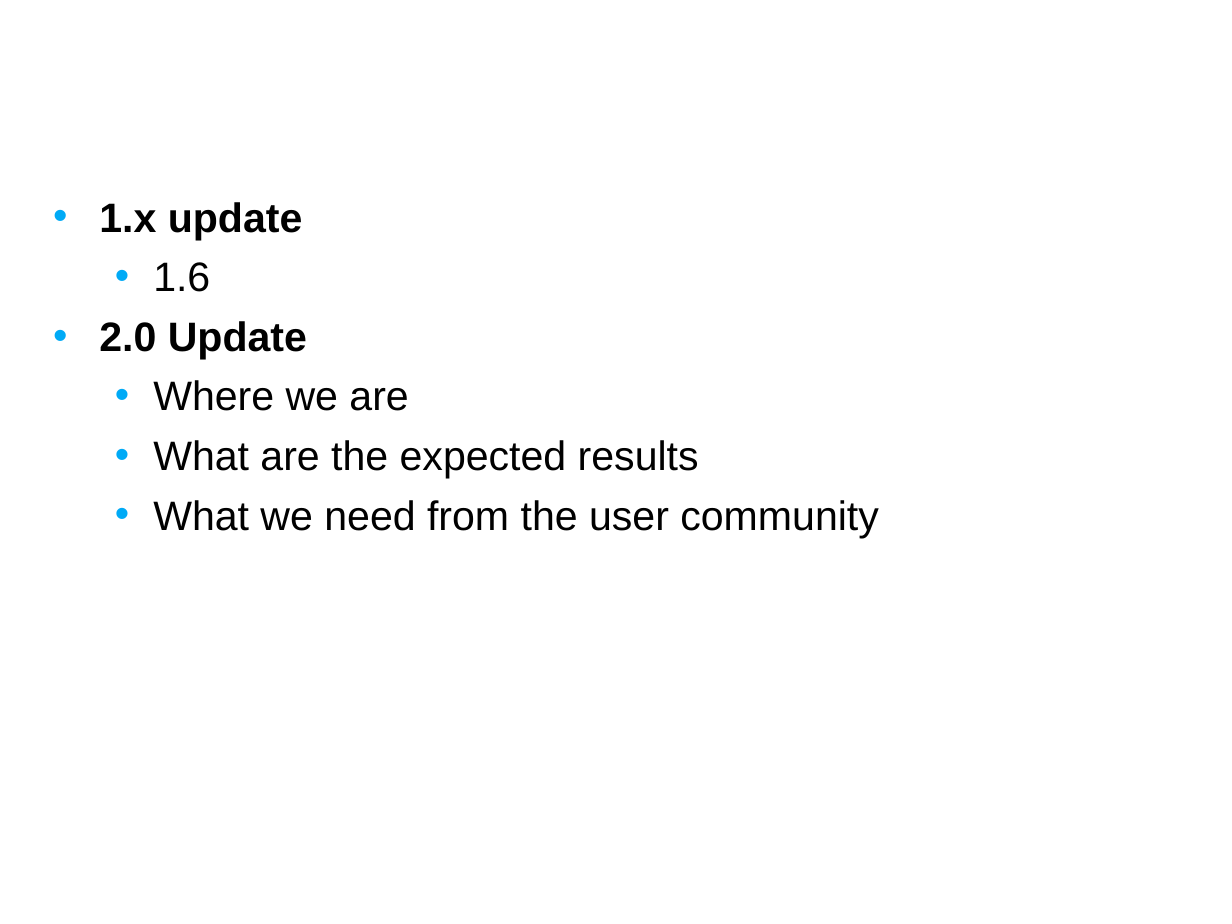
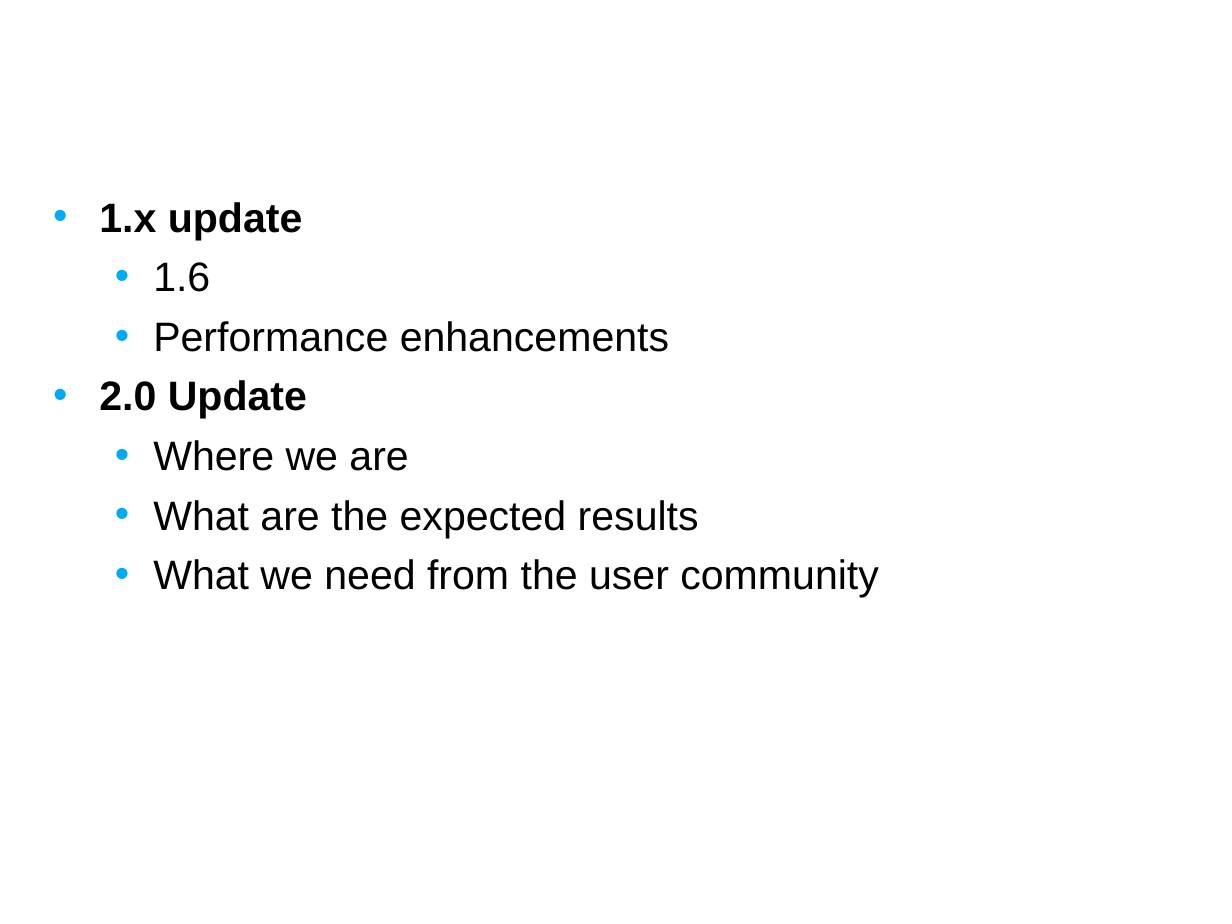
Before and after one commit to NCIP/caarray-docs, a slide deck: slide 2 of project_management/open_meetings/caArray User Community Meeting Oct17.ppt. Drawn at 1232x924 pixels with LibreOffice and Linux fonts; fonts in the diff are those of the drawing; background and template pictures are left out. Boxes give left, top, right and bottom in pixels: in the first picture for what was removed or moved away, otherwise in the second. Text is boxed around its words. In the diff, an @@ line names an element or a change of style, - is before the commit and + after.

```diff
--- a/project_management/open_meetings/caArray User Community Meeting Oct17.ppt
+++ b/project_management/open_meetings/caArray User Community Meeting Oct17.ppt
@@ text at box(153, 321, 669, 352): paragraph added @@
+  • Performance enhancements
```
Also in this commit, not shown: 2 other slides changed, 1 slide added, 2 slides removed.
